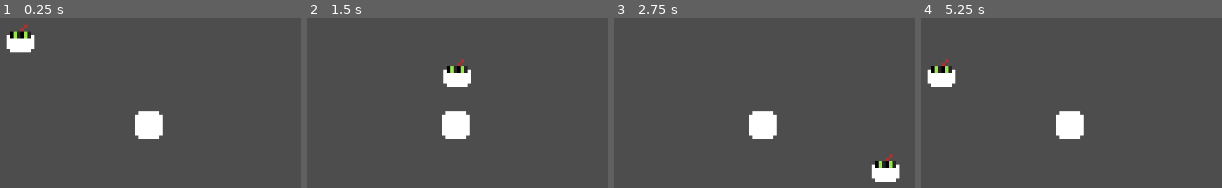
Above: before the commit, frames 1-4 (left to right).
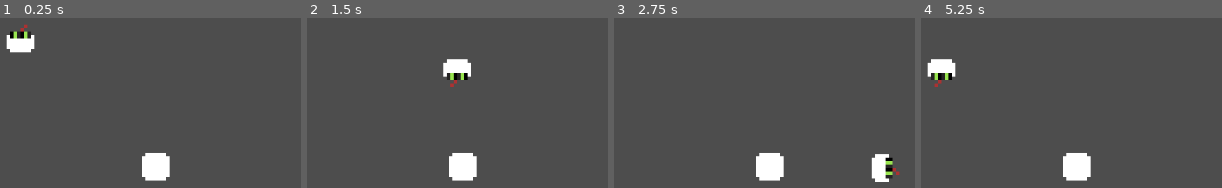
Above: after the commit, the same moments.

Repository: Tavyah/Snake
Game: Godot game, scene res://Scenes/Game.tscn
The game is run twice, just before and just after one commit, with the same random seed, the same clock (stepped at 60 frames per second) and the same inputs.
Inputs:
- Up to frame 1 (0.25 s): no input
- Up to frame 2 (1.5 s): tap Enter at 0.5 s; hold D (move_right) 0.53-1.28 s; hold Down (move_down) from 1.28 s (still down)
- Up to frame 3 (2.75 s): release Down (move_down) at 2.03 s; hold D (move_right) from 2.03 s (still down)
- Up to frame 4 (5.25 s): release D (move_right) at 2.78 s; hold W (move_up) 2.78-3.53 s; hold Left (move_left) 3.53-5.03 s; hold Down (move_down) from 5.03 s (still down)

The runs differ from the first frame. In frame 1, 2.9% of the frame differs, in the area x 44-57%, y 54-96%; in frame 2, 4.2%; in frame 3, 3.8%; in frame 4, 4.3%, in the area x 1-57%, y 24-96%.

Commit message:
snake sprite will rotate head towards correct direction

Diff:
--- a/Scenes/Game.tscn
+++ b/Scenes/Game.tscn
@@ -1,7 +1,7 @@
 [gd_scene load_steps=3 format=3 uid="uid://faetjs2qgtbg"]
 
 [ext_resource type="PackedScene" uid="uid://cpsgnibyjpkq5" path="res://Scenes/Snake.tscn" id="1_l3s3s"]
-[ext_resource type="PackedScene" uid="uid://ddwhukdarjwv2" path="res://Scenes/food.tscn" id="2_0vda3"]
+[ext_resource type="PackedScene" path="res://Scenes/food.tscn" id="2_mwrm4"]
 
 [node name="Game" type="Node2D"]
 
@@ -9,6 +9,7 @@
 zoom = Vector2(5, 5)
 
 [node name="Snake" parent="." instance=ExtResource("1_l3s3s")]
+speed = 50
 
-[node name="Food" parent="." instance=ExtResource("2_0vda3")]
-position = Vector2(37, 25)
+[node name="Food" parent="." instance=ExtResource("2_mwrm4")]
+position = Vector2(39, 37)
--- a/Scenes/snake.gd
+++ b/Scenes/snake.gd
@@ -4,7 +4,7 @@
 @export var speed = 50
 var screen_size
 var velocity = Vector2.ZERO
-var current_input
+@onready var sprite_2d: Sprite2D = $Sprite2D
 
 func _ready() -> void:
 	screen_size = get_viewport_rect().size
@@ -16,15 +16,19 @@
 	# Checking if velocity is 0 or not, if not 0, then a direction is already set on same index (x,y). If not a direction set in same index, then u can set a direction
 	# Don't want the snake to be able to move towards it's own body.
 	if Input.is_action_just_pressed("move_up") and velocity.y == 0:
+		sprite_2d.set_rotation_degrees(0)
 		velocity = Vector2.ZERO
 		velocity.y -= 1
 	if Input.is_action_just_pressed("move_down") and velocity.y == 0:
+		sprite_2d.set_rotation_degrees(180)
 		velocity = Vector2.ZERO
 		velocity.y += 1
 	if Input.is_action_just_pressed("move_right") and velocity.x == 0:
+		sprite_2d.set_rotation_degrees(90)
 		velocity = Vector2.ZERO
 		velocity.x += 1
 	if Input.is_action_just_pressed("move_left") and velocity.x == 0:
+		sprite_2d.set_rotation_degrees(-90)
 		velocity = Vector2.ZERO
 		velocity.x -= 1
 
Not shown, added: Scenes/Sna144D.tmp
Not shown, added: Scenes/Sna151B.tmp
Not shown, added: Scenes/Sna1BE.tmp
Not shown, added: Scenes/Sna28A3.tmp
